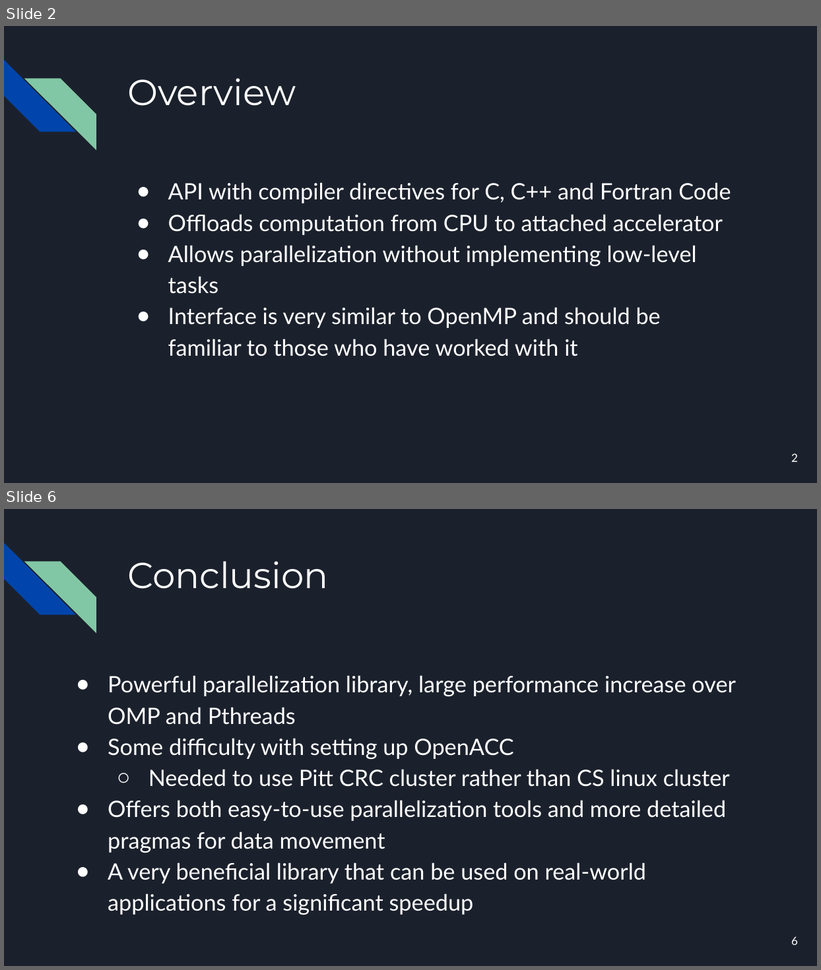
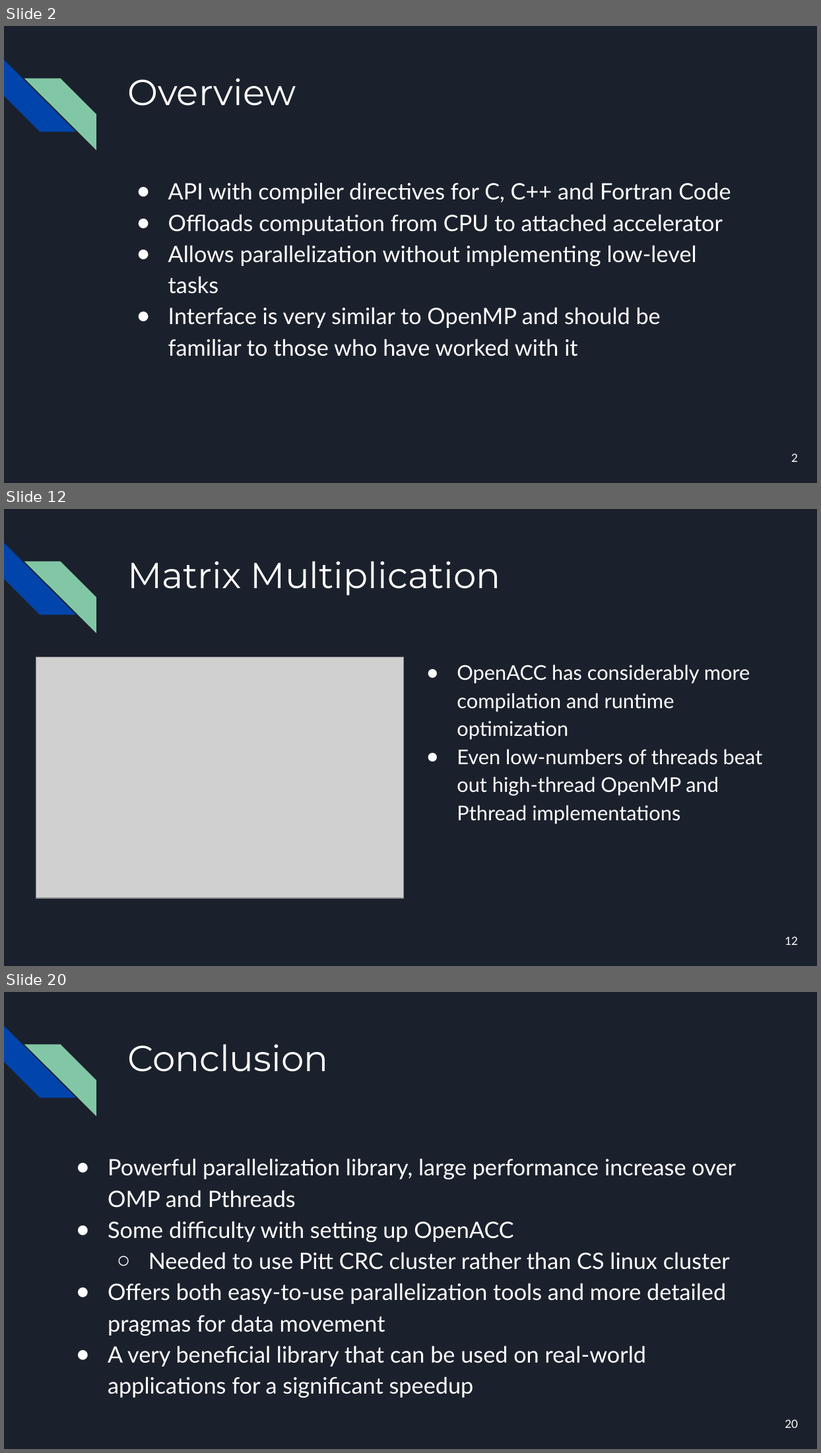
Before and after one commit to Jack-Ansley/1645Project, a slide deck: project.pptx. Shown one above the other, each under a label of ours: slides 2 and 6 before the commit, slides 2, 12 and 20 after it; the slides between them are not shown. The pictures are 821x970 and 821x1453 pixels, drawn with LibreOffice and Linux fonts; fonts in the diff are those of the drawing; grey boxes stand for pictures. Boxes give left, top, right and bottom in pixels: in the first picture for what was removed or moved away, otherwise in the second. Text is boxed around its words. In the diff, an @@ line names an element or a change of style, - is before the commit and + after.

```diff
--- a/project.pptx
+++ b/project.pptx
@@ slide 12 added at (x1=4, y1=509, x2=817, y2=966), background #1B212C; not listed: 2 template elements that a slide beside it also shows @@
@@ title added at (x1=127, y1=561, x2=501, y2=595), 32 pt, text #FFFFFF @@
+Matrix Multiplication
@@ picture added at (x1=36, y1=657, x2=403, y2=898) @@
@@ text added at (x1=457, y1=665, x2=763, y2=824), 18 pt, text #FFFFFF @@
+● OpenACC has considerably more compilation and runtime optimization
+● Even low-numbers of threads beat out high-thread OpenMP and Pthread implementations
@@ page number added at (x1=785, y1=937, x2=798, y2=945), 10 pt, text #FFFFFF @@
+12
@@ what was slide 6 is now slide 20 @@
@@ page number at (x1=785, y1=1420, x2=798, y2=1428): text changed @@
-6
+20
```
Also in this commit, not shown: 3 slides changed, 13 other slides added.
